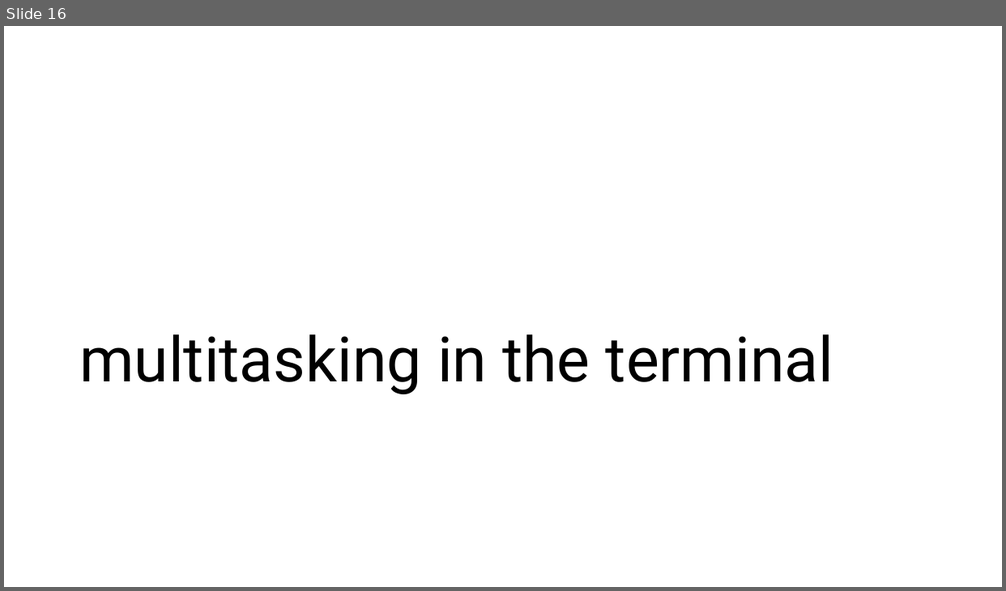
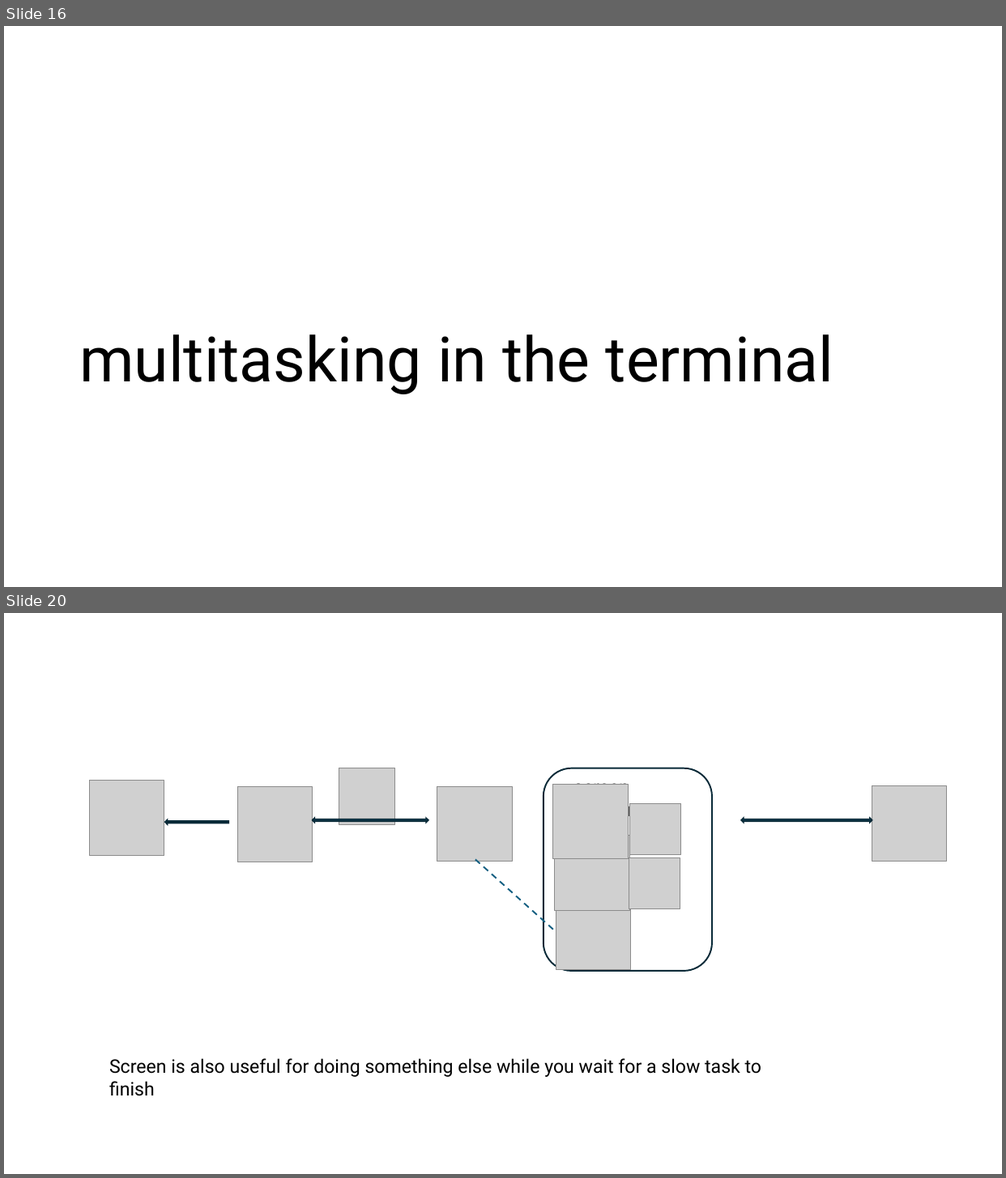
Before and after one commit to harvardinformatics/short-trainings, a slide deck: cmd-line-101/cmdline_tips_draft.pptx. Shown one above the other, each under a label of ours: slide 16 before the commit, slides 16 and 20 after it; the slides between them are not shown. The pictures are 1006x591 and 1006x1178 pixels, drawn with LibreOffice and Linux fonts; fonts in the diff are those of the drawing; grey boxes stand for pictures. Boxes give left, top, right and bottom in pixels: in the first picture for what was removed or moved away, otherwise in the second. Text is boxed around its words. In the diff, an @@ line names an element or a change of style, - is before the commit and + after.

```diff
--- a/cmd-line-101/cmdline_tips_draft.pptx
+++ b/cmd-line-101/cmdline_tips_draft.pptx
@@ slide 20 added at (x1=4, y1=613, x2=1002, y2=1174), background #FFFFFF @@
@@ picture added at (x1=89, y1=781, x2=164, y2=855) @@
@@ picture added at (x1=339, y1=769, x2=394, y2=825) @@
@@ rounded rectangle added at (x1=543, y1=769, x2=712, y2=972), outline #092A39 1.5 pt @@
@@ text added at (x1=573, y1=777, x2=637, y2=820), 18 pt, text #000000 @@
+screen session
@@ picture added at (x1=237, y1=787, x2=313, y2=862) @@
@@ picture added at (x1=437, y1=786, x2=513, y2=862) @@
@@ picture added at (x1=552, y1=785, x2=628, y2=859) @@
@@ picture added at (x1=630, y1=804, x2=681, y2=855) @@
@@ picture added at (x1=872, y1=786, x2=948, y2=862) @@
@@ left arrow added at (x1=165, y1=820, x2=228, y2=824), fill #156082, outline #092A39 1.5 pt @@
@@ left right arrow added at (x1=313, y1=818, x2=428, y2=822), fill #156082, outline #092A39 1.5 pt @@
@@ left right arrow added at (x1=741, y1=818, x2=872, y2=822), fill #156082, outline #092A39 1.5 pt @@
@@ picture added at (x1=555, y1=835, x2=630, y2=910) @@
@@ line added from (475, 859) to (556, 932), #156082 1.5 pt dashed @@
@@ picture added at (x1=629, y1=858, x2=680, y2=909) @@
@@ picture added at (x1=556, y1=895, x2=632, y2=969) @@
@@ text added at (x1=109, y1=1059, x2=761, y2=1097), 18 pt, text #000000 @@
+Screen is also useful for doing something else while you wait for a slow task to finish
```
Also in this commit, not shown: 13 slides changed, 1 other slide added.
